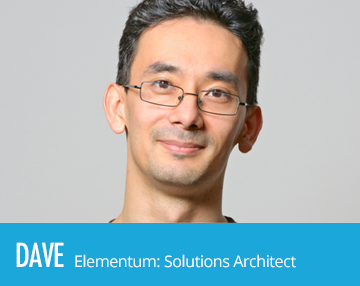
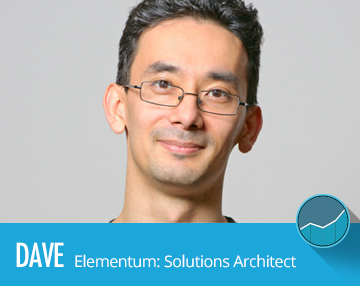
Layers edited between the first and the second 360x286 image:
added layer "Vector Smart Object" above "Layer 7" over [296, 194, 350, 248]
added layer "Layer 7" (multiply, 33%) above "Elementum: Solutions Architect" over [304, 201, 360, 282]
